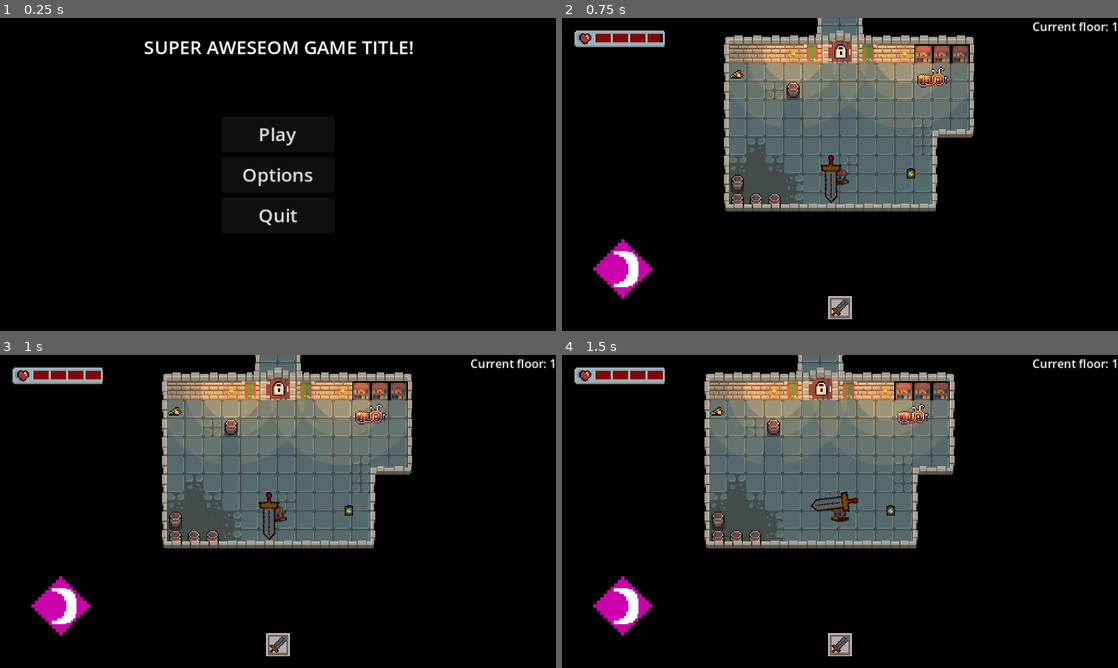
Above: before the commit, frames 1-4 (two rows, left to right).
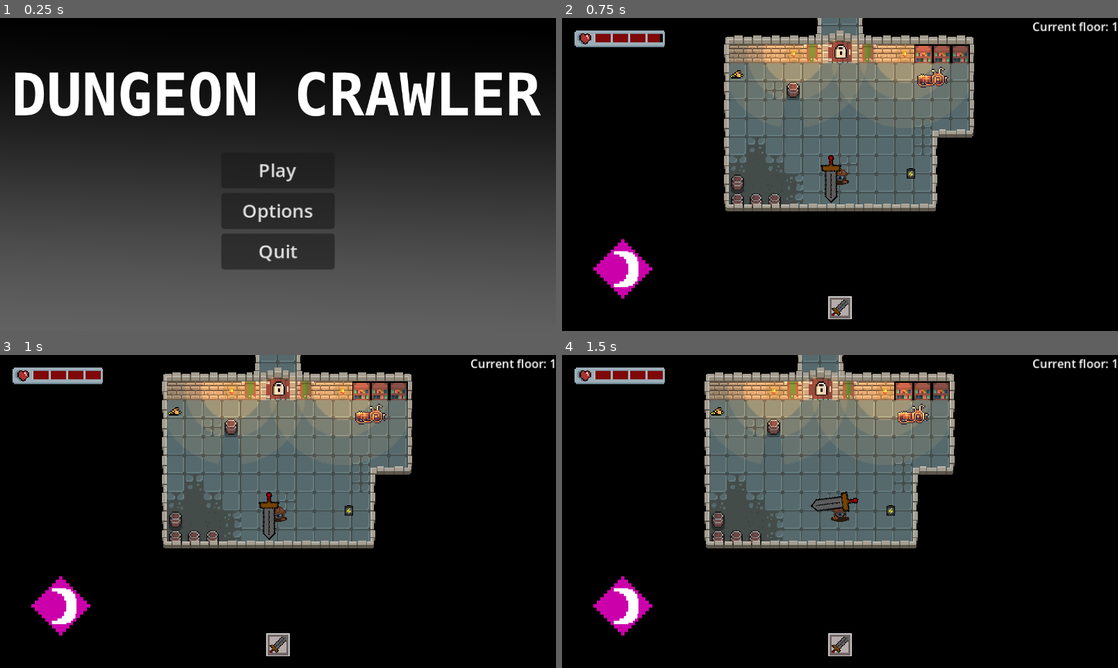
Above: after the commit, the same moments.

Repository: TahyatA/CSCourseworkI3
Game: Godot game, scene res://GUI/main_menu.tscn
The game is run twice, just before and just after one commit, with the same random seed, the same clock (stepped at 60 frames per second) and the same inputs.
Inputs (mouse positions are in pixels of both pictures, inside the frame that each line leads up to):
- Up to frame 1 (0.25 s): no input
- Up to frame 2 (0.75 s): click "Play" at 0.5 s
- Up to frame 3 (1 s): no input
- Up to frame 4 (1.5 s): tap Enter at 1.25 s; move the mouse to (962, 495) at 1.27 s; hold Right (ui_right) from 1.28 s (still down)

The runs differ from the first frame. In frame 1, 72% of the frame differs, in the area x 0-100%, y 7-100%; in frame 2, nothing differs; in frame 3, nothing differs; in frame 4, nothing differs.

Commit message:
gui update
added diff ui screens

Diff:
--- a/cscourseworki3/GUI/defeat.tscn
+++ b/cscourseworki3/GUI/defeat.tscn
@@ -1,8 +1,9 @@
-[gd_scene load_steps=2 format=3 uid="uid://bhsdw1ufhf8r4"]
+[gd_scene load_steps=3 format=3 uid="uid://bhsdw1ufhf8r4"]
 
 [ext_resource type="Script" path="res://GUI/endgamescreen.gd" id="1_vrcfc"]
+[ext_resource type="Texture2D" uid="uid://ckhn0dmt1w1e7" path="res://GUI/gameoverscreen.png" id="2_gxaw5"]
 
-[node name="VictoryScreen" type="Control"]
+[node name="DefeatScreen" type="Control"]
 layout_mode = 3
 anchors_preset = 15
 anchor_right = 1.0
@@ -10,6 +11,13 @@
 grow_horizontal = 2
 grow_vertical = 2
 script = ExtResource("1_vrcfc")
+
+[node name="TextureRect" type="TextureRect" parent="."]
+layout_mode = 2
+offset_right = 480.0
+offset_bottom = 272.0
+texture = ExtResource("2_gxaw5")
+expand_mode = 1
 
 [node name="VBoxContainer" type="VBoxContainer" parent="."]
 layout_mode = 1
@@ -25,13 +33,13 @@
 grow_horizontal = 2
 grow_vertical = 2
 
-[node name="DefeatLabel" type="Label" parent="VBoxContainer"]
-layout_mode = 2
-size_flags_horizontal = 4
-text = "You died!"
-
 [node name="BackToMenu" type="Button" parent="VBoxContainer"]
 layout_mode = 2
-text = "Back to menu"
+text = "Return to Menu"
+
+[node name="Replay" type="Button" parent="VBoxContainer"]
+layout_mode = 2
+text = "Play Again"
 
 [connection signal="pressed" from="VBoxContainer/BackToMenu" to="." method="_on_back_to_menu_pressed"]
+[connection signal="pressed" from="VBoxContainer/Replay" to="." method="_on_replay_pressed"]
--- a/cscourseworki3/GUI/endgamescreen.gd
+++ b/cscourseworki3/GUI/endgamescreen.gd
@@ -8,3 +8,7 @@
 
 func _on_continue_pressed() -> void:
 	SceneTransistor.start_transition_to("res://Game.tscn")
+
+func _on_replay_pressed() -> void:
+	SavedData.reset_data()
+	SceneTransistor.start_transition_to("res://Game.tscn")
--- a/cscourseworki3/GUI/main_menu.tscn
+++ b/cscourseworki3/GUI/main_menu.tscn
@@ -1,7 +1,8 @@
-[gd_scene load_steps=4 format=3 uid="uid://bs4ie85kf1noi"]
+[gd_scene load_steps=5 format=3 uid="uid://bs4ie85kf1noi"]
 
 [ext_resource type="Script" path="res://GUI/main_menu.gd" id="1_yu5qd"]
 [ext_resource type="PackedScene" uid="uid://chf2k8ew41u4q" path="res://GUI/volume_slider.tscn" id="2_0d3oh"]
+[ext_resource type="Texture2D" uid="uid://deedcxam8hvli" path="res://GUI/mainmenu.png" id="2_18krf"]
 [ext_resource type="AudioStream" uid="uid://cavxooa1n2y1m" path="res://Music/thetower7.mp3" id="3_j5e1f"]
 
 [node name="Menu" type="Control"]
@@ -13,22 +14,14 @@
 grow_vertical = 2
 script = ExtResource("1_yu5qd")
 
-[node name="GameTitleLabel" type="Label" parent="."]
-layout_mode = 1
-anchors_preset = 5
-anchor_left = 0.5
-anchor_right = 0.5
-offset_left = -121.0
-offset_top = 14.0
-offset_right = 122.0
-offset_bottom = 40.0
-grow_horizontal = 2
-text = "SUPER AWESEOM GAME TITLE!"
-horizontal_alignment = 1
-vertical_alignment = 3
+[node name="TextureRect" type="TextureRect" parent="."]
+layout_mode = 0
+offset_right = 480.0
+offset_bottom = 270.0
+texture = ExtResource("2_18krf")
+expand_mode = 1
 
 [node name="MainMenu" type="Control" parent="."]
-visible = false
 layout_mode = 1
 anchors_preset = 8
 anchor_left = 0.5
@@ -50,9 +43,9 @@
 anchor_right = 0.5
 anchor_bottom = 0.5
 offset_left = -49.0
-offset_top = -50.5
+offset_top = -19.0
 offset_right = 49.0
-offset_bottom = 50.5
+offset_bottom = 82.0
 grow_horizontal = 2
 grow_vertical = 2
 
@@ -72,6 +65,7 @@
 text = "Quit"
 
 [node name="OptionsMenu" type="Control" parent="."]
+visible = false
 layout_mode = 1
 anchors_preset = 8
 anchor_left = 0.5
@@ -79,9 +73,9 @@
 anchor_right = 0.5
 anchor_bottom = 0.5
 offset_left = -20.0
-offset_top = -20.0
+offset_top = 20.0
 offset_right = 20.0
-offset_bottom = 20.0
+offset_bottom = 60.0
 grow_horizontal = 2
 grow_vertical = 2
 
--- a/cscourseworki3/GUI/victory.tscn
+++ b/cscourseworki3/GUI/victory.tscn
@@ -1,6 +1,7 @@
-[gd_scene load_steps=2 format=3 uid="uid://b5exda1hdprdd"]
+[gd_scene load_steps=3 format=3 uid="uid://b5exda1hdprdd"]
 
 [ext_resource type="Script" path="res://GUI/endgamescreen.gd" id="1_nstl0"]
+[ext_resource type="Texture2D" uid="uid://2aqy2fbtmi6x" path="res://GUI/victoryscreen.png" id="2_se17m"]
 
 [node name="VictoryScreen" type="Control"]
 layout_mode = 3
@@ -10,6 +11,13 @@
 grow_horizontal = 2
 grow_vertical = 2
 script = ExtResource("1_nstl0")
+
+[node name="TextureRect" type="TextureRect" parent="."]
+layout_mode = 0
+offset_right = 480.0
+offset_bottom = 272.0
+texture = ExtResource("2_se17m")
+expand_mode = 1
 
 [node name="VBoxContainer" type="VBoxContainer" parent="."]
 layout_mode = 1
@@ -25,11 +33,6 @@
 grow_horizontal = 2
 grow_vertical = 2
 
-[node name="VictoryLabel" type="Label" parent="VBoxContainer"]
-layout_mode = 2
-size_flags_horizontal = 4
-text = "You win!"
-
 [node name="BackToMenu" type="Button" parent="VBoxContainer"]
 layout_mode = 2
 text = "Back to menu"
--- a/cscourseworki3/Weapons/projectile_shooter.tscn
+++ b/cscourseworki3/Weapons/projectile_shooter.tscn
@@ -13,7 +13,7 @@
 
 [sub_resource type="CapsuleShape2D" id="1"]
 radius = 6.0
-height = 12.0
+height = 28.0
 
 [sub_resource type="Animation" id="Animation_h2uqm"]
 length = 0.001
@@ -245,7 +245,7 @@
 flip_v = true
 
 [node name="CollisionShape2D" parent="PlayerDetector" index="0"]
-position = Vector2(-9, -1)
+position = Vector2(-13, -1)
 rotation = 1.5708
 shape = SubResource("1")
 
--- a/cscourseworki3/project.godot
+++ b/cscourseworki3/project.godot
@@ -28,7 +28,8 @@
 window/size/window_width_override=1280
 window/size/window_height_override=720
 window/stretch/mode="canvas_items"
-mouse_cursor/custom_image_hotspot=Vector2(16, 16)
+mouse_cursor/custom_image="res://Art/reticle.png"
+mouse_cursor/custom_image_hotspot=Vector2(8, 8)
 
 [importer_defaults]
 
@@ -86,6 +87,7 @@
 ui_attack={
 "deadzone": 0.5,
 "events": [Object(InputEventMouseButton,"resource_local_to_scene":false,"resource_name":"","device":0,"window_id":0,"al …(252 unchanged characters)…
+, Object(InputEventKey,"resource_local_to_scene":false,"resource_name":"","device":-1,"window_id":0,"alt_pressed":false,"shift_pressed":false,"ctrl_pressed":false,"meta_pressed":false,"pressed":false,"keycode":0,"physical_keycode":32,"key_label":0,"unicode":32,"location":0,"echo":false,"script":null)
 ]
 }
 ui_previous_weapon={
Binary file added: cscourseworki3/Art/reticle.png
Not shown, added: cscourseworki3/Art/reticle.png.import
Binary file added: cscourseworki3/GUI/gameoverscreen.png
Not shown, added: cscourseworki3/GUI/gameoverscreen.png.import
Binary file added: cscourseworki3/GUI/mainmenu.png
Not shown, added: cscourseworki3/GUI/mainmenu.png.import
Binary file added: cscourseworki3/GUI/victoryscreen.png
Not shown, added: cscourseworki3/GUI/victoryscreen.png.import
